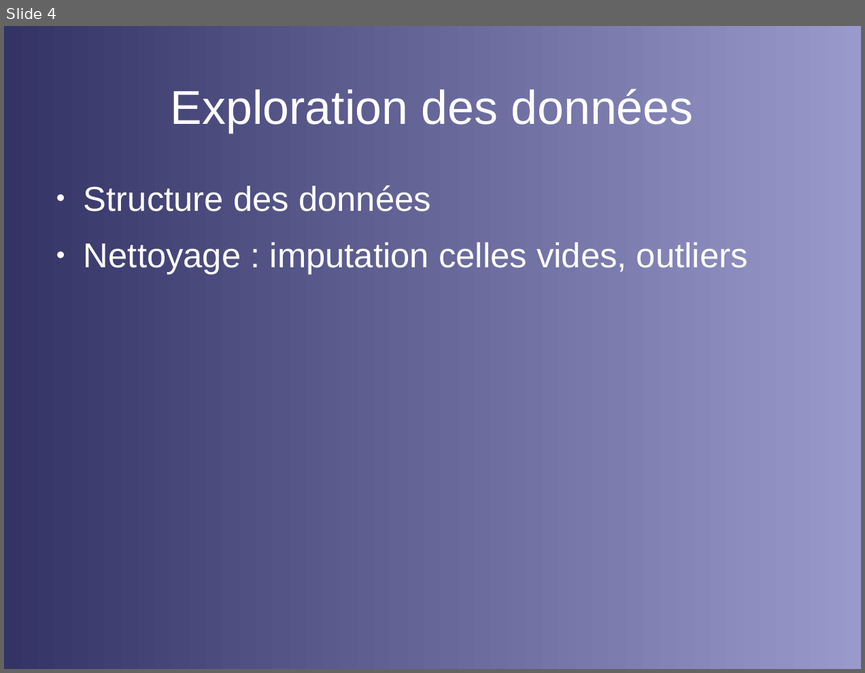
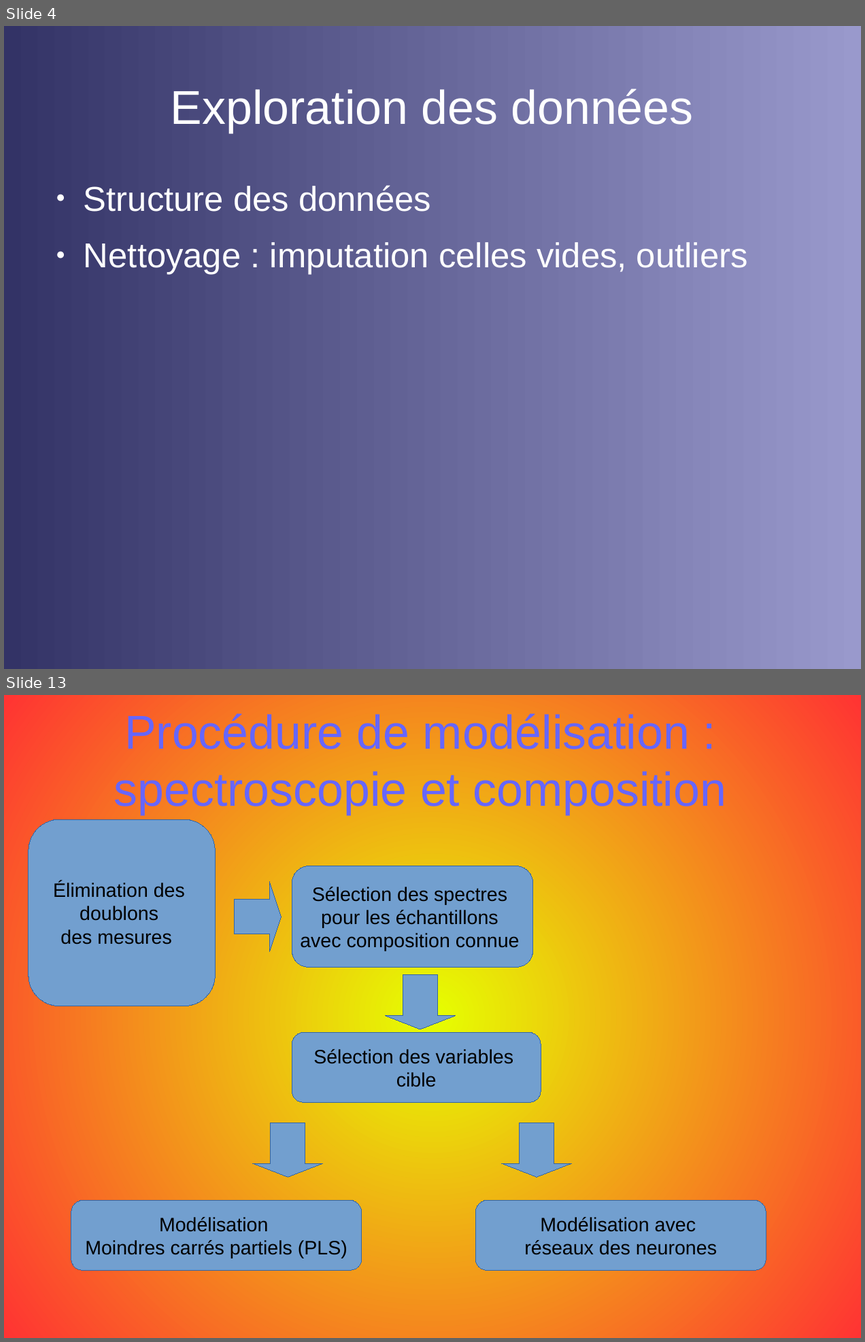
Before and after one commit to opsabarsec/African-soil-chemistry, a slide deck: documents/P7_presentation.odp. Shown one above the other, each under a label of ours: slide 4 before the commit, slides 4 and 13 after it; the slides between them are not shown. The pictures are 865x673 and 865x1342 pixels, drawn with LibreOffice and Linux fonts; fonts in the diff are those of the drawing. Boxes give left, top, right and bottom in pixels: in the first picture for what was removed or moved away, otherwise in the second. Text is boxed around its words. In the diff, an @@ line names an element or a change of style, - is before the commit and + after.

```diff
--- a/documents/P7_presentation.odp
+++ b/documents/P7_presentation.odp
@@ slide 13 added at <box>4,695,861,1338</box>, background gradient #E6FF00 to #FF3333 @@
@@ title added at <box>114,713,727,815</box>, 44 pt, text #6666FF @@
+Procédure de modélisation :
+spectroscopie et composition
@@ rounded rectangle added at <box>28,819,215,1006</box>, fill #729FCF, outline #3465A4 0 pt, 18 pt, text #000000 @@
+Élimination des
+doublons
+des mesures
@@ rounded rectangle added at <box>292,866,532,967</box>, fill #729FCF, outline #3465A4 0 pt, 18 pt, text #000000 @@
+Sélection des spectres
+pour les échantillons
+avec composition connue
@@ right arrow added at <box>234,881,281,951</box>, fill #729FCF, outline #3465A4 0 pt @@
@@ down arrow added at <box>385,975,455,1030</box>, fill #729FCF, outline #3465A4 0 pt @@
@@ rounded rectangle added at <box>292,1032,541,1102</box>, fill #729FCF, outline #3465A4 0 pt, 18 pt, text #000000 @@
+Sélection des variables
+cible
@@ down arrow added at <box>253,1123,323,1177</box>, fill #729FCF, outline #3465A4 0 pt @@
@@ down arrow added at <box>502,1123,572,1177</box>, fill #729FCF, outline #3465A4 0 pt @@
@@ rounded rectangle added at <box>71,1200,362,1270</box>, fill #729FCF, outline #3465A4 0 pt, 18 pt, text #000000 @@
+Modélisation
+Moindres carrés partiels (PLS)
@@ rounded rectangle added at <box>475,1200,766,1270</box>, fill #729FCF, outline #3465A4 0 pt, 18 pt, text #000000 @@
+Modélisation avec
+réseaux des neurones
```
Also in this commit, not shown: 2 slides changed, 6 other slides added, 1 slide removed, 6 other files.
